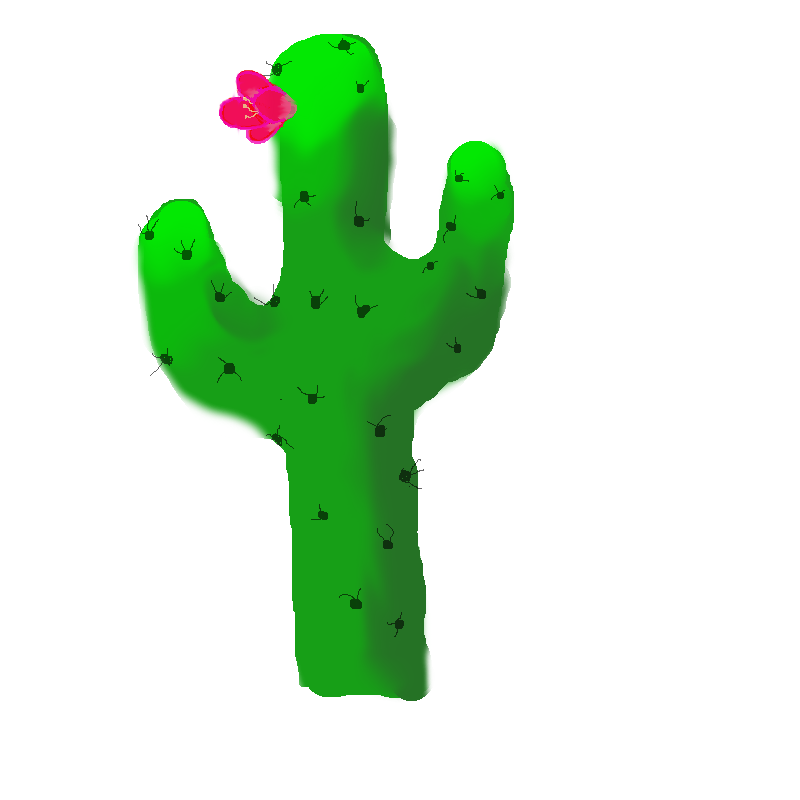
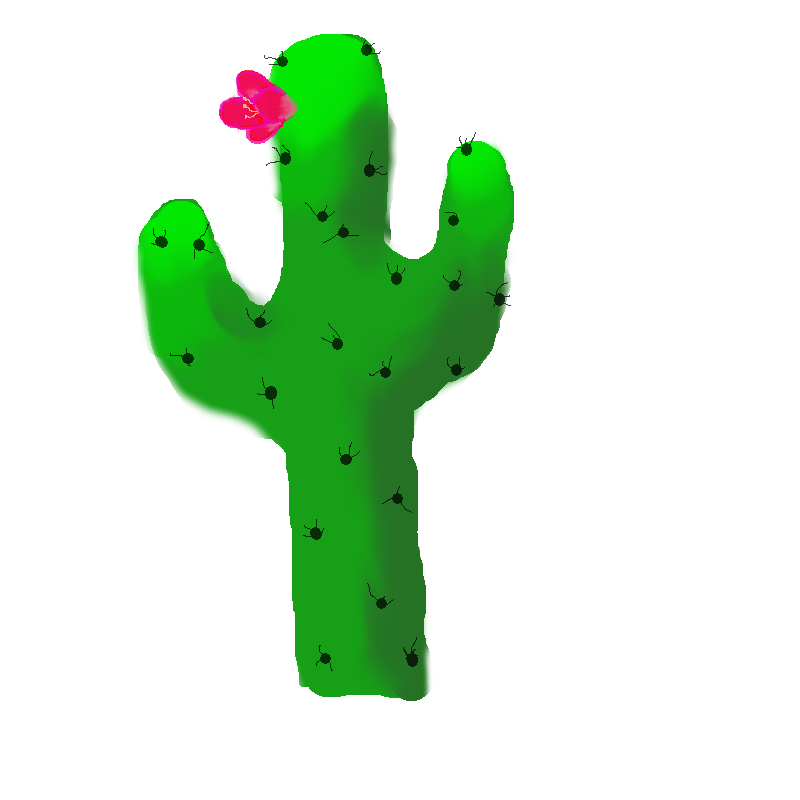
Before/after of a 800 x 800 layered artwork. What changed in the layer stack:
added layer "texture 2.1" (72%) in group "base 2 group" over (151, 40, 511, 671)
hid group "prickes base two" (1 layers) over (138, 38, 505, 668)
